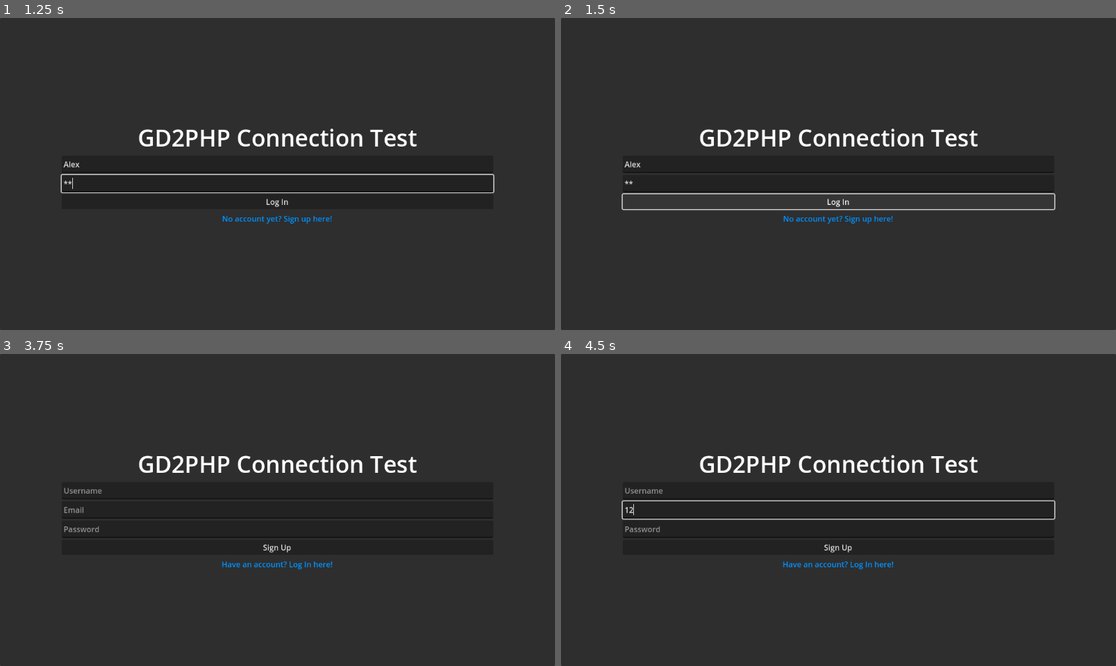
Above: before the commit, frames 1-4 (two rows, left to right).
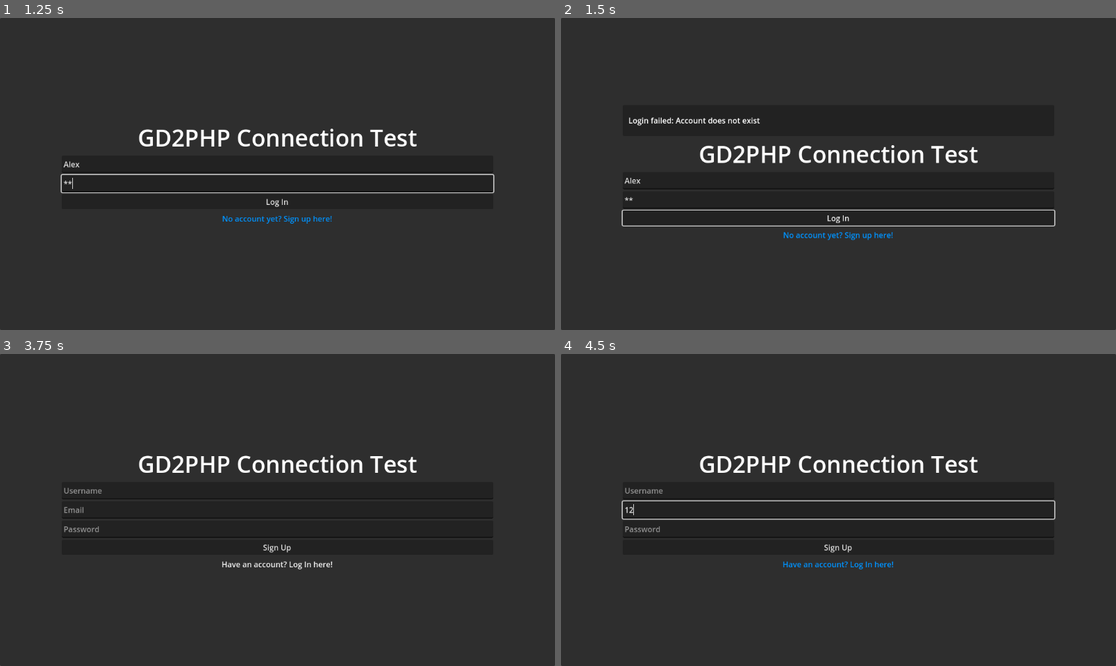
Above: after the commit, the same moments.

Repository: LapizGaming7751/GD2PHP
Game: Godot game, scene res://assets/scene/login.tscn
Same seed, same stepped clock (60 frames per second), same inputs: the game is played once before the commit and once after it.
Inputs (mouse positions are in pixels of both pictures, inside the frame that each line leads up to):
- Up to frame 1 (1.25 s): click (277, 164) at 0.52 s; type "Alex" at 0.6 s; click (277, 183) at 0.75 s; type "12" at 0.83 s
- Up to frame 2 (1.5 s): click "Log In" at 1.25 s
- Up to frame 3 (3.75 s): click "Log In" at 2 s; click "Log In" at 2.75 s; click "No account yet? Sign up here!" at 3.5 s
- Up to frame 4 (4.5 s): click (838, 510) at 4.27 s; type "12" at 4.35 s

Frame 1 is identical in both runs. In frame 2, 4.3% of the frame differs, in the area x 10-90%, y 31-72%; in frame 3, 0.2%; in frame 4, nothing differs.
Error before the commit: Parse Error: Identifier "body" not declared in the current scope. (res://scripts/login.gd:61)

Commit message:
Fix login failure message to use JSON response

Diff:
--- a/GDproj/gd-2php/scripts/login.gd
+++ b/GDproj/gd-2php/scripts/login.gd
@@ -58,4 +58,4 @@
 		else:
 			msgLabel.text = "Login failed: " + json["message"]
 	else:
-		msgLabel.text = "Login failed: "+body.get_string_from_utf8()
+		msgLabel.text = "Login failed: "+json["message"]
